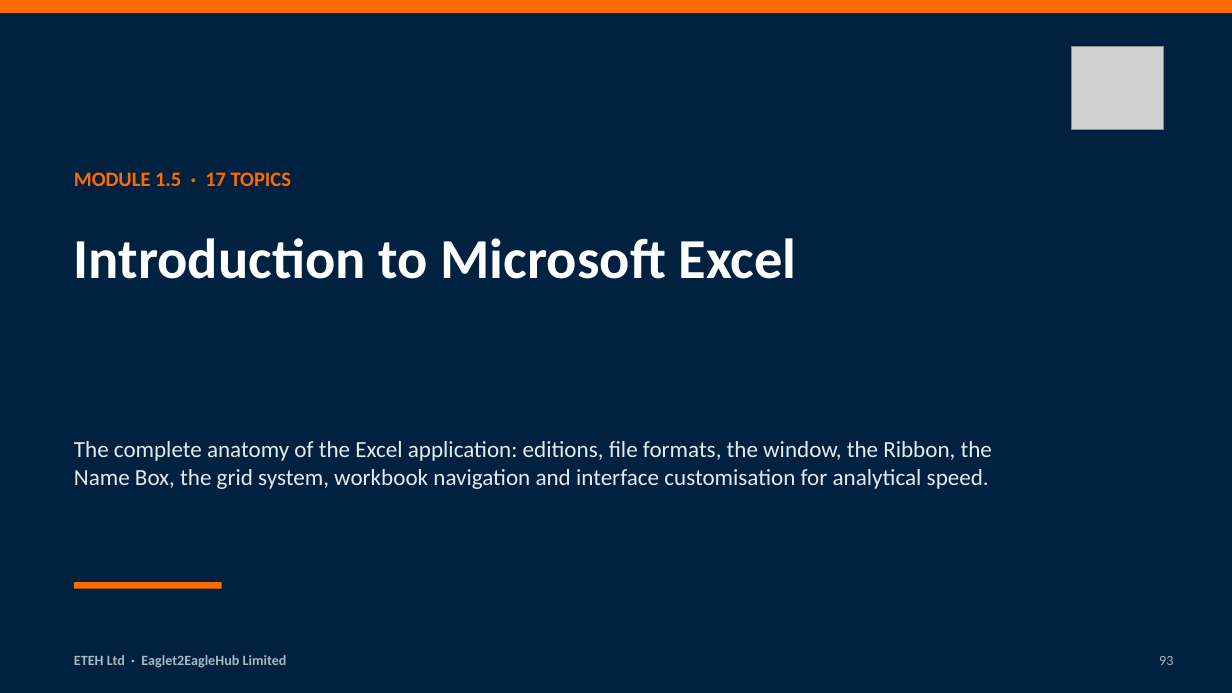
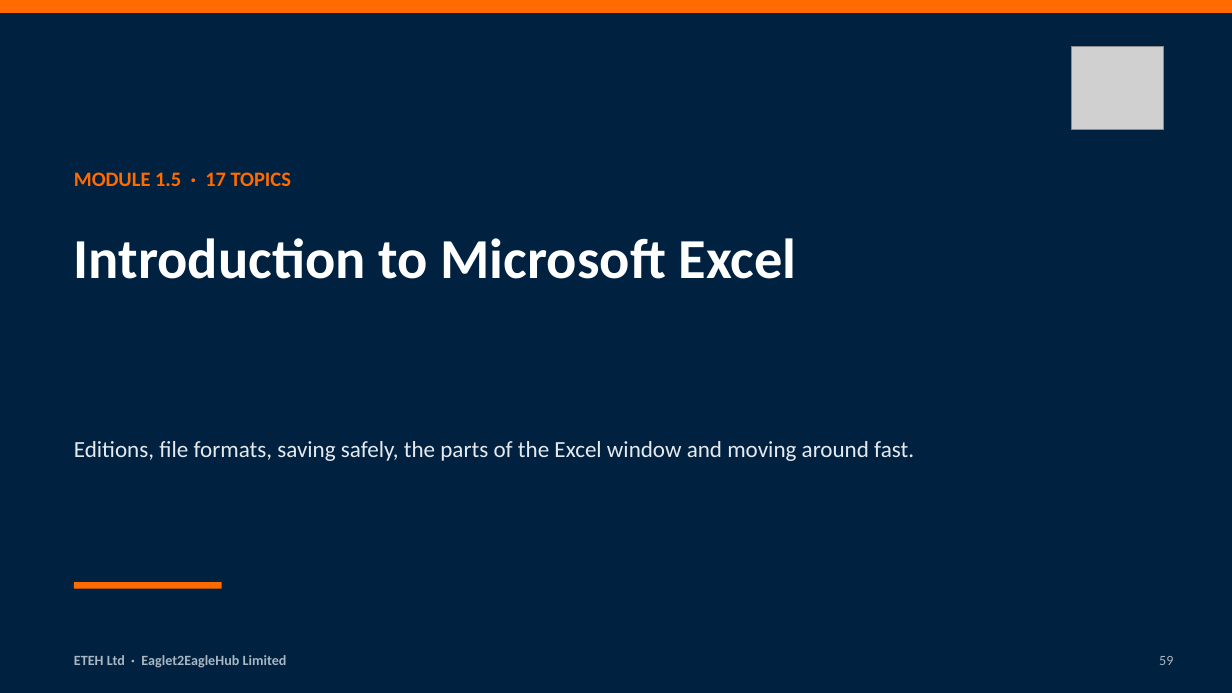
Before and after one commit to MaxiKen/ETEH, a slide deck: slide 59 of ETEH_Bootcamp_Pack/ETEH_Vol1_Week1_Foundations_Slides.pptx (slide 93 before the commit). Drawn at 1232x693 pixels with LibreOffice and Linux fonts; fonts in the diff are those of the drawing; grey boxes stand for pictures. Boxes give left, top, right and bottom in pixels: in the first picture for what was removed or moved away, otherwise in the second. Text is boxed around its words. In the diff, an @@ line names an element or a change of style, - is before the commit and + after.

Commit message:
Edition 3, Week 1: new deck (146 slides), self-contained examples workbook, assignment Function Guide
- Deck rebuilt from the ETEH template: one slide per topic, definition / in simple terms / analogy / example only where needed;
  example tables labelled by table name; workbook introduced once at the start of the week.
- Examples workbook rebuilt (02_sec_w1.py + w1x.py + v3/wb_a|b|c.py): all 111 mini-sections covered with steps,
  worked solutions (live formulas), ~220 exercises with live checks, and an answer key per module.
- Assignment: Function Guide sheet for XLOOKUP, AVERAGEIFS, MINIFS, COUNTIFS, EDATE, TEXT, SUMIFS date window, distinct count.
- Fix: tDirtySales has 335 text dates (116 + 106 + 113), not 113.
- README: Edition 3 section.

```diff
--- a/ETEH_Bootcamp_Pack/ETEH_Vol1_Week1_Foundations_Slides.pptx
+++ b/ETEH_Bootcamp_Pack/ETEH_Vol1_Week1_Foundations_Slides.pptx
@@ text at (74, 441, 914, 461): text changed @@
-The complete anatomy of the Excel application: editions, file formats, the window, the Ribbon, the Name Box, the grid system, workbook navigation and interface customisation for analytical speed.
+Editions, file formats, saving safely, the parts of the Excel window and moving around fast.
@@ text at (1159, 656, 1173, 665): text changed @@
-93
+59
```
Also in this commit, not shown: 13 other slides changed, 132 slides added, 222 slides removed, 20 other files.
